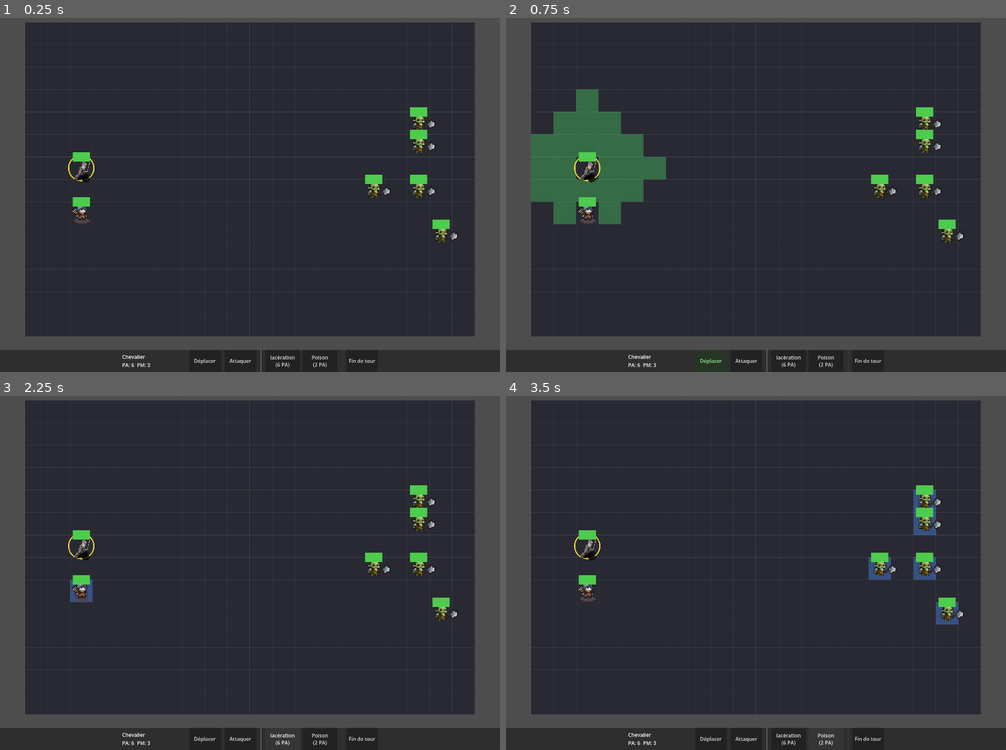
Above: before the commit, frames 1-4 (two rows, left to right).
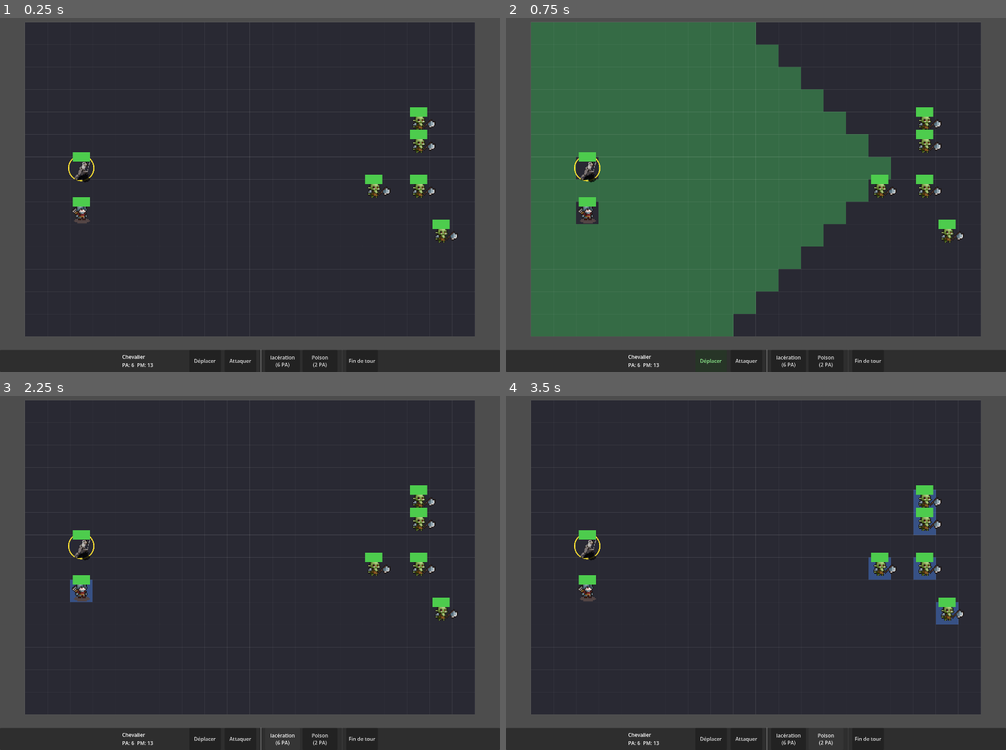
Above: after the commit, the same moments.

Repository: Essy7126/dungeon-draft-v-2
Game: Godot game, scene res://data/main.tscn
The game is run twice, just before and just after one commit, with the same random seed, the same clock (stepped at 60 frames per second) and the same inputs. Before the commit the project starts from res://battle.tscn.
Inputs:
- Up to frame 1 (0.25 s): no input
- Up to frame 2 (0.75 s): click "Déplacer" at 0.5 s
- Up to frame 3 (2.25 s): click "Attaquer" at 1.25 s; click "lacération (6 PA)" at 2 s
- Up to frame 4 (3.5 s): click "Poison (2 PA)" at 2.75 s

The runs differ from the first frame. In frame 1, less than 0.1% of the frame differs, in the area x 29-31%, y 97-99%; in frame 2, 43%, in the area x 5-77%, y 1-99%; in frame 3, less than 0.1%; in frame 4, less than 0.1%.

Commit message:
salle 3
run de 3 salles

Diff:
--- a/battle/battle.gd
+++ b/battle/battle.gd
@@ -44,8 +44,11 @@
 	_setup_camera()
 	_setup_ui()
 	_setup_state()
+	# La salle vient du run en cours.
+	room_data = GameManager.get_current_room()
 	if room_data == null:
-		room_data = load("res://data/rooms/salle_1.tres")  # salle de test
+		push_error("Aucune salle fournie par le GameManager.")
+		return
 	_spawn_units()
 	_start_battle()
 
@@ -106,27 +109,29 @@
 	_spawn_enemies()
 
 # --- Héros : placement auto pour l'instant (déploiement manuel plus tard) ---
+# --- Héros : EMPRUNTÉS au GameManager (persistent entre les salles) ---
+# --- Héros : EMPRUNTÉS au GameManager (persistent entre les salles) ---
 func _spawn_heroes() -> void:
-	var chevalier_data = load("res://data/units/chevalier.tres")
-	var mage_data      = load("res://data/units/mage.tres")
-
-	var chevalier = Unit.from_data(chevalier_data)
-	var mage      = Unit.from_data(mage_data)
-
-	# Zone de déploiement héros : vient de la salle si définie,
-	# sinon on retombe sur des cases par défaut à gauche.
+	# Zone de déploiement : vient de la salle, sinon défaut à gauche.
 	var zone = []
 	if room_data != null and room_data.hero_spawn_zone.size() > 0:
 		zone = room_data.hero_spawn_zone.duplicate()
 	else:
 		zone = [Vector2i(2, 6), Vector2i(2, 8)]
 
-	# Placement auto : on pose les héros sur les premières cases de la zone.
-	var heroes = [chevalier, mage]
-	for i in heroes.size():
+	# On récupère les héros vivants du run.
+	var run_heroes = GameManager.get_living_heroes()
+
+	# Placement auto sur les cases de la zone.
+	for i in run_heroes.size():
 		if i < zone.size():
-			_place(heroes[i], zone[i])
-			units.append(heroes[i])
+			var hero = run_heroes[i]
+			# On recharge PA/PM pour le nouveau combat,
+			# mais PAS les HP (pas de regen entre les salles).
+			hero.current_ap = hero.max_ap.get_int()
+			hero.current_mp = hero.max_mp.get_int()
+			_place(hero, zone[i])
+			units.append(hero)
 
 # --- Ennemis : viennent du RoomData, placés aléatoirement dans leur zone ---
 func _spawn_enemies() -> void:
@@ -469,6 +474,12 @@
 	action_bar.set_player_controls_enabled(false)
 	_show_end_screen(victory)
 
+	# On laisse le joueur voir l'écran un instant, puis on prévient le run.
+	await get_tree().create_timer(1.5).timeout
+	if victory:
+		GameManager.on_battle_won()
+	else:
+		GameManager.on_battle_lost()
 func _show_end_screen(victory: bool) -> void:
 	var layer = CanvasLayer.new()
 	add_child(layer)
--- /dev/null
+++ b/core/game_manager.gd
@@ -0,0 +1,115 @@
+# core/game_manager.gd
+# ============================================================
+# GAME MANAGER — Chef d'orchestre du RUN (autoload/singleton).
+#
+# RESPONSABILITÉ : transporter l'état du run d'une salle à l'autre.
+#   - possède les héros (et donc leurs HP qui persistent : pas de regen)
+#   - connaît la liste des salles et l'avancement
+#   - enchaîne les combats
+#
+# CE QU'IL NE FAIT PAS (volontairement) :
+#   - il ne calcule aucun combat (ça reste dans battle.gd)
+#   - il ne stocke aucun état local de combat (turn_queue, highlights...)
+# On garde ce manager "boring" : il transporte, il ne joue pas.
+# ============================================================
+
+extends Node
+
+# --- Configuration du run ---
+# Les UnitData des héros du joueur (en dur pour l'instant ;
+# viendra de la sélection d'équipe plus tard).
+const HERO_DATA_PATHS = [
+	"res://data/units/chevalier.tres",
+	"res://data/units/mage.tres",
+]
+
+# La liste ordonnée des salles du run.
+const ROOM_PATHS = [
+	"res://data/rooms/salle_1.tres",
+	"res://data/rooms/salle_2.tres",
+	"res://data/rooms/salle_3.tres",
+]
+
+const BATTLE_SCENE = "res://battle.tscn"
+
+# --- État du run (vivant pendant tout le run) ---
+var heroes: Array = []          # Array[Unit] — persistent, HP conservés
+var rooms: Array = []           # Array[RoomData]
+var current_room_index: int = -1
+var run_active: bool = false
+
+# --- Signaux (pour que l'UI réagisse sans couplage direct) ---
+signal run_won
+signal run_lost
+signal room_cleared(index)
+
+# ============================================================
+# DÉMARRAGE D'UN RUN
+# ============================================================
+
+func start_run() -> void:
+	_build_heroes()
+	_load_rooms()
+	current_room_index = -1
+	run_active = true
+	_go_to_next_room()
+
+# Crée les héros UNE fois pour tout le run.
+func _build_heroes() -> void:
+	heroes.clear()
+	for path in HERO_DATA_PATHS:
+		var data = load(path)
+		if data == null:
+			push_error("Héros introuvable : %s" % path)
+			continue
+		heroes.append(Unit.from_data(data))
+
+func _load_rooms() -> void:
+	rooms.clear()
+	for path in ROOM_PATHS:
+		var room = load(path)
+		if room == null:
+			push_error("Salle introuvable : %s" % path)
+			continue
+		rooms.append(room)
+
+# ============================================================
+# PROGRESSION ENTRE LES SALLES
+# ============================================================
+
+# Passe à la salle suivante, ou termine le run s'il n'y en a plus.
+func _go_to_next_room() -> void:
+	current_room_index += 1
+
+	# Plus de salle = run gagné.
+	if current_room_index >= rooms.size():
+		run_active = false
+		run_won.emit()
+		return
+
+	# On (re)charge la scène de combat pour la nouvelle salle.
+	get_tree().change_scene_to_file(BATTLE_SCENE)
+
+# La salle en cours (lue par battle au démarrage).
+func get_current_room() -> RoomData:
+	if current_room_index < 0 or current_room_index >= rooms.size():
+		return null
+	return rooms[current_room_index]
+
+# Appelé par battle quand le joueur GAGNE le combat.
+func on_battle_won() -> void:
+	room_cleared.emit(current_room_index)
+	_go_to_next_room()
+
+# Appelé par battle quand le joueur PERD le combat.
+func on_battle_lost() -> void:
+	run_active = false
+	run_lost.emit()
+
+# ============================================================
+# LECTURE DES HÉROS (par battle)
+# ============================================================
+
+# Les héros encore vivants, à déployer dans la salle.
+func get_living_heroes() -> Array:
+	return heroes.filter(func(u): return u.is_alive)
--- /dev/null
+++ b/data/main.tscn
@@ -0,0 +1,6 @@
+[gd_scene format=3 uid="uid://cdja6vmujr20f"]
+
+[ext_resource type="Script" uid="uid://iomw0i2jgs6j" path="res://main.gd" id="1_bfwe6"]
+
+[node name="Main" type="Node" unique_id=1801129670]
+script = ExtResource("1_bfwe6")
--- /dev/null
+++ b/data/rooms/salle_2.tres
@@ -0,0 +1,12 @@
+[gd_resource type="Resource" script_class="RoomData" format=3 uid="uid://2jf8xpwsjmhb"]
+
+[ext_resource type="Script" uid="uid://b2i0gvw5kv6a1" path="res://data/unit_data.gd" id="1_g31o3"]
+[ext_resource type="Resource" uid="uid://bnefwnsiof7oq" path="res://data/units/gobelin.tres" id="2_a62wb"]
+[ext_resource type="Script" uid="uid://clm64nm8ki4yj" path="res://data/rooms/room_data.gd" id="2_vkarx"]
+
+[resource]
+script = ExtResource("2_vkarx")
+room_name = "Salle 2"
+enemies = Array[ExtResource("1_g31o3")]([ExtResource("2_a62wb"), ExtResource("2_a62wb"), ExtResource("2_a62wb"), ExtResource("2_a62wb")])
+enemy_spawn_zone = Array[Vector2i]([Vector2i(13, 6), Vector2i(13, 0), Vector2i(12, 2), Vector2i(13, 3), Vector2i(13, 4)])
+metadata/_custom_type_script = "uid://clm64nm8ki4yj"
--- /dev/null
+++ b/data/rooms/salle_3.tres
@@ -0,0 +1,12 @@
+[gd_resource type="Resource" script_class="RoomData" format=3 uid="uid://drpkg3luyjmvd"]
+
+[ext_resource type="Script" uid="uid://b2i0gvw5kv6a1" path="res://data/unit_data.gd" id="1_ud3f4"]
+[ext_resource type="Resource" uid="uid://bnefwnsiof7oq" path="res://data/units/gobelin.tres" id="2_bny7i"]
+[ext_resource type="Script" uid="uid://clm64nm8ki4yj" path="res://data/rooms/room_data.gd" id="2_ss0dn"]
+
+[resource]
+script = ExtResource("2_ss0dn")
+room_name = "Salle 3"
+enemies = Array[ExtResource("1_ud3f4")]([ExtResource("2_bny7i"), ExtResource("2_bny7i"), ExtResource("2_bny7i"), ExtResource("2_bny7i"), ExtResource("2_bny7i")])
+enemy_spawn_zone = Array[Vector2i]([Vector2i(15, 5), Vector2i(17, 4), Vector2i(18, 3), Vector2i(19, 6), Vector2i(14, 4), Vector2i(12, 6)])
+metadata/_custom_type_script = "uid://clm64nm8ki4yj"
--- a/data/units/chevalier.tres
+++ b/data/units/chevalier.tres
@@ -35,6 +35,7 @@
 [resource]
 script = ExtResource("1_x6yfb")
 unit_name = "Chevalier"
+max_mp = 13
 sprite_frames = SubResource("SpriteFrames_421w0")
 sprite_scale = 1.0
 spells = Array[ExtResource("2_e27bm")]([SubResource("Resource_0fivp"), ExtResource("3_ld1g7")])
--- /dev/null
+++ b/main.gd
@@ -0,0 +1,5 @@
+# main.gd — Point d'entrée temporaire. Lance un run directement.
+extends Node
+
+func _ready() -> void:
+	GameManager.start_run()
--- a/project.godot
+++ b/project.godot
@@ -11,9 +11,13 @@
 [application]
 
 config/name="Dungeon Draft v2"
-run/main_scene="uid://cqor6fmeteciq"
+run/main_scene="uid://cdja6vmujr20f"
 config/features=PackedStringArray("4.6", "Forward Plus")
 config/icon="res://icon.svg"
+
+[autoload]
+
+GameManager="*uid://bkqluvhsrm1gs"
 
 [display]
 
Not shown, added: core/game_manager.gd.uid
Not shown, added: main.gd.uid
